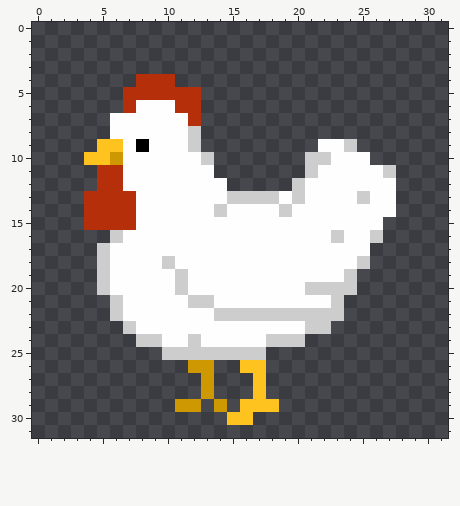
A pixel-art sprite gets an edit: Assets/Sprites/chicken/left_chicken_1.png. The first picture shows the starting point.
The file is 32x32 pixels.
New version:
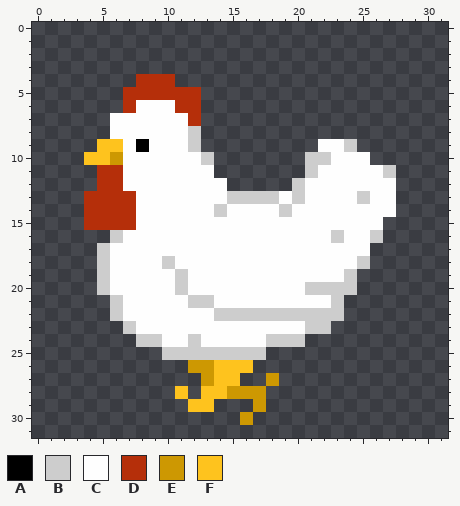
Palette (. is transparent): A #000000  B #cdcdcd  C #fefefe  D #b52f0a  E #cd9802  F #fec31e
Diff:
Colour E is added in row 27 at x 18; in row 28 at x 15 to 16.
Colour E replaces colour F in rows 28 to 29 at x 17; in row 30 at x 16.
Colour F is added in rows 26 to 27 at x 14 to 15; in row 28 at x 11 and 14; in row 29 at x 13.
Colour F replaces colour E in row 28 at x 13; in row 29 at x 12.
The author cleared colour E in row 29 at x 11 and 14.
The author cleared colour F in rows 26 to 27 at x 17; in row 29 at x 16 and 18; in row 30 at x 15.
Boxes around the changes in both pictures, in picture pixels (x1, y1, x2, y2):
changed: (175, 360, 279, 425)
